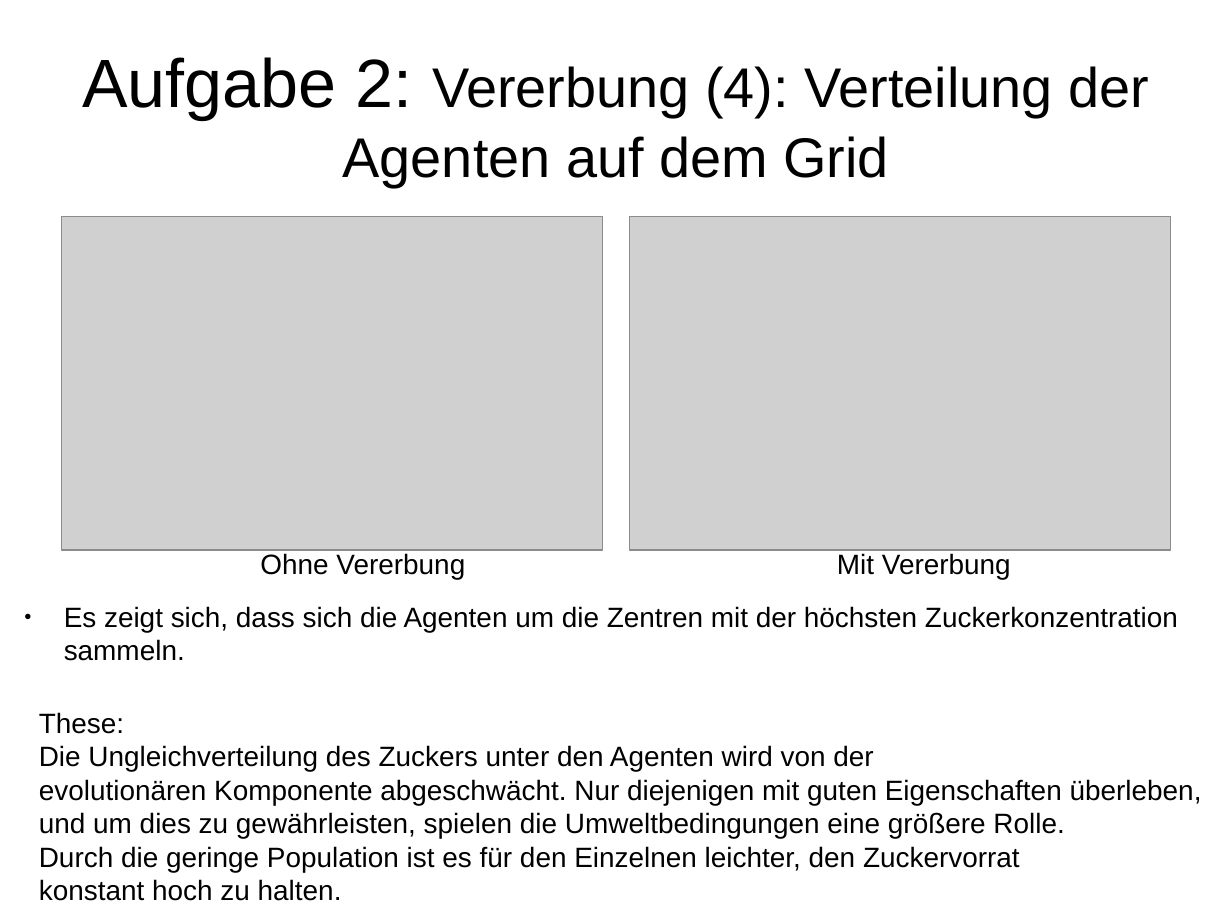
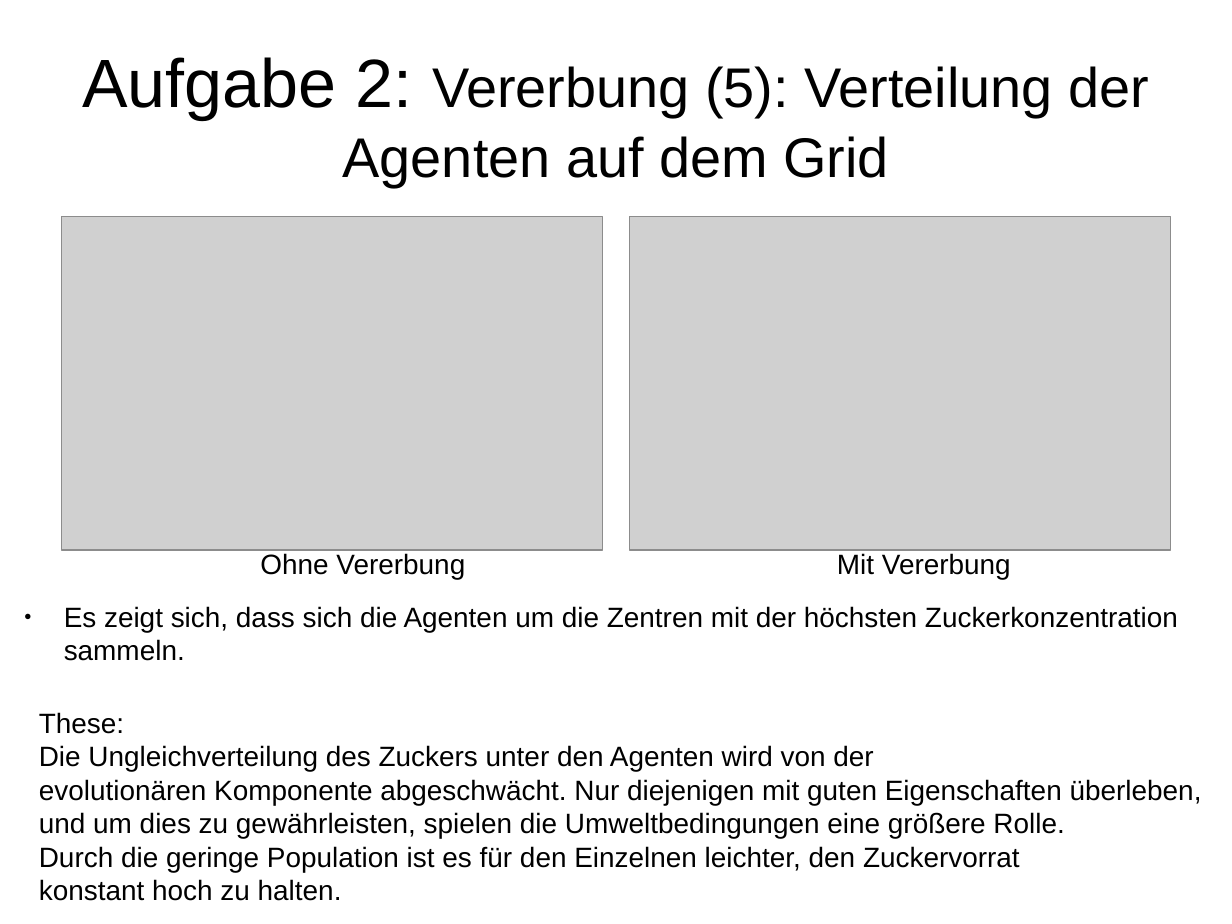
Before and after one commit to wsmirnow/Sugarscape, a slide deck: slide 27 of Presentation/Presentation.odp (slide 26 before the commit). Drawn at 1232x924 pixels with LibreOffice and Linux fonts; fonts in the diff are those of the drawing; grey boxes stand for pictures. Boxes give left, top, right and bottom in pixels: in the first picture for what was removed or moved away, otherwise in the second. Text is boxed around its words. In the diff, an @@ line names an element or a change of style, - is before the commit and + after.

Commit message:
Folie eingefuegt - Vermoegen der Agenten

```diff
--- a/Presentation/Presentation.odp
+++ b/Presentation/Presentation.odp
@@ title at bbox=[82, 57, 1149, 187]: text changed @@
-Aufgabe 2: Vererbung (4): Verteilung der Agenten auf dem Grid
+Aufgabe 2: Vererbung (5): Verteilung der Agenten auf dem Grid
```
Also in this commit, not shown: 1 other slide changed, 4 slides added, 3 other files.
